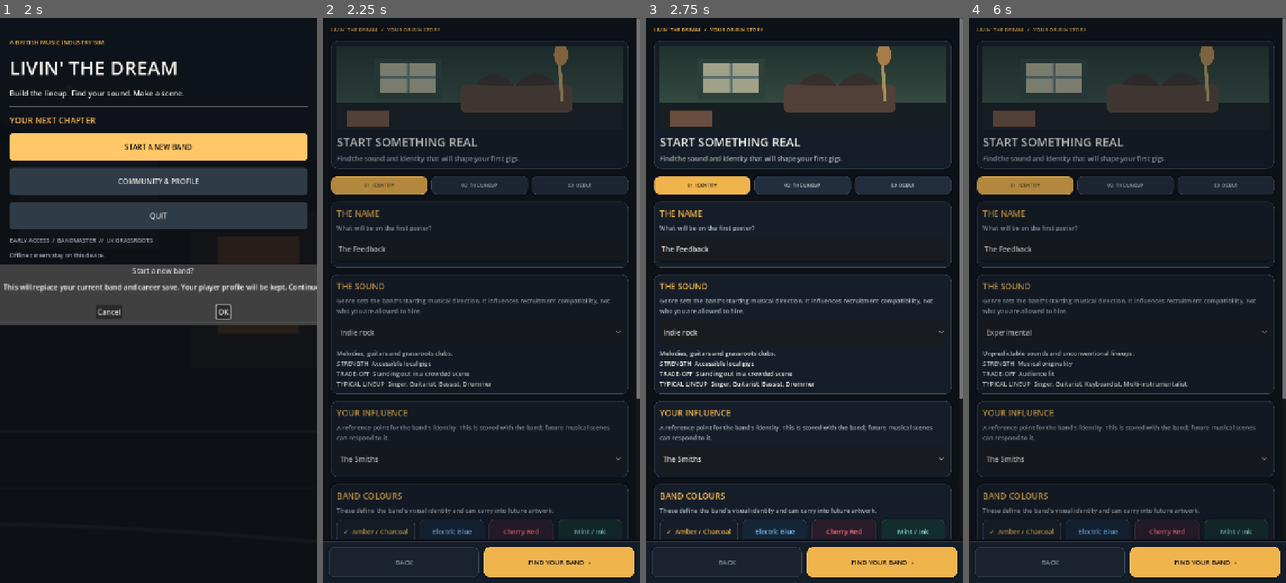
Above: before the commit, frames 1-4 (left to right).
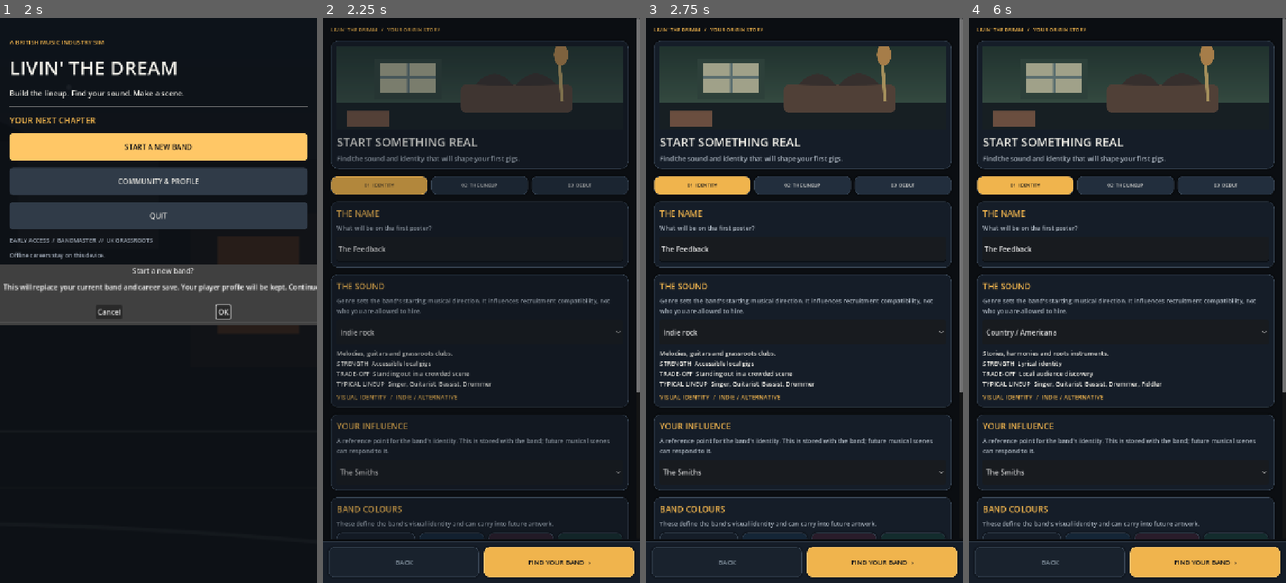
Above: after the commit, the same moments.

Repository: alimuir654-rgb/BandMaster
Game: Godot game, scene res://main_menu.tscn
Two runs of this game, one before a commit and one after it. Both use one fixed random seed, a clock stepped at 60 frames per second and the inputs below.
Inputs (mouse positions are in pixels of both pictures, inside the frame that each line leads up to):
- Up to frame 1 (2 s): click "START A NEW BAND" at 0.5 s; click "START A NEW BAND" at 1.25 s
- Up to frame 2 (2.25 s): click "OK" at 2 s
- Up to frame 3 (2.75 s): no input
- Up to frame 4 (6 s): click "Indie rock" at 2.75 s; click "The Smiths" at 3.5 s; click (1124, 334) at 4.25 s, where only the run before the commit has a clickable "Experimental"; click (1124, 334) at 5 s, where only the run after the commit has a clickable "Country / Americana"; click "✓ Amber / Charcoal" at 5.75 s

Frame 1 is identical in both runs. In frame 2, 3.3% of the frame differs, in the area x 2-100%, y 65-92%; in frame 3, 4.1%; in frame 4, 7.3%, in the area x 2-100%, y 1-92%.

Commit message:
Show selected genre identity at formation and match recruiting portraits

Diff:
--- a/Scripts/band_builder.gd
+++ b/Scripts/band_builder.gd
@@ -1,6 +1,7 @@
 extends Control
 # Band Formation 2.0: identity -> recruitment -> reveal.
 const UI = preload("res://Scripts/ui_theme.gd")
+const Genres = preload("res://Scripts/genre_profiles.gd")
 const Catalog = preload("res://Scripts/formation_catalogue.gd")
 const Portrait = preload("res://Scripts/member_portrait.gd")
 const SAVE_PATH := "user://tour_save.json"
@@ -30,7 +31,7 @@
   remove_child(child)
   child.queue_free()
  var bg := ColorRect.new()
- bg.color = UI.BG
+ bg.color = UI.palette(Genres.normalize(genre))["bg"]
  add_child(bg)
  bg.set_anchors_and_offsets_preset(Control.PRESET_FULL_RECT)
  content_scroll = ScrollContainer.new()
@@ -137,9 +138,11 @@
  genre_select.custom_minimum_size.y = 56
  sound.add_child(genre_select)
  var genre_details := _label(sound,"",14,UI.WHITE)
+ var theme_preview := _label(sound,"",14,UI.AMBER)
  var update_genre := func() -> void:
   var selected := genre_select.get_item_text(genre_select.selected)
   var config: Dictionary = Catalog.GENRES[selected]
+  theme_preview.text = "VISUAL IDENTITY  /  "+str(Genres.PROFILES[Genres.normalize(selected)]["name"]).to_upper()
   genre_details.text = str(config["description"])+"\nSTRENGTH  "+str(config["strength"])+"\nTRADE-OFF  "+str(config["challenge"])+"\nTYPICAL LINEUP  "+", ".join(config["roles"])
  genre_select.item_selected.connect(func(_index: int) -> void: update_genre.call())
  update_genre.call()
@@ -208,7 +211,7 @@
   var tier := Catalog.affinity(row,genre)
   var block := _card(canvas,str(row["name"]).to_upper()+"  /  "+str(row["role"]),str(row["pitch"]))
   var illustration := Portrait.new()
-  illustration.set_character(str(row["id"]),str(row["name"]))
+  illustration.set_character(str(row["id"]),str(row["name"]),Genres.normalize(genre))
   illustration.custom_minimum_size = Vector2(100,108)
   block.add_child(illustration)
 
@@ -244,7 +247,7 @@
   roster.add_child(line)
   var avatar := Portrait.new()
   avatar.custom_minimum_size = Vector2(70,84)
-  avatar.set_character(str(member.get("candidate_id","")),str(member["name"]))
+  avatar.set_character(str(member.get("candidate_id","")),str(member["name"]),Genres.normalize(genre))
   line.add_child(avatar)
   var details := VBoxContainer.new()
   line.add_child(details)
